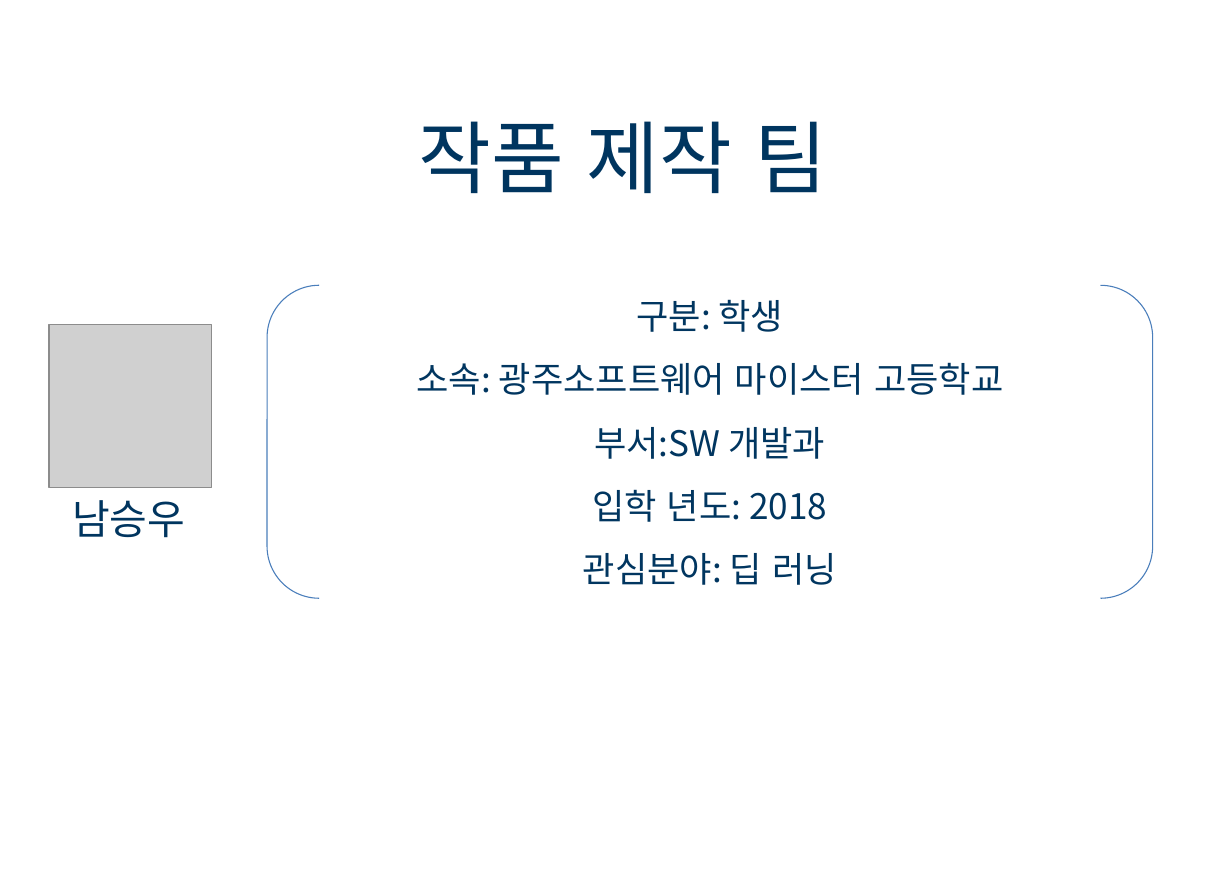
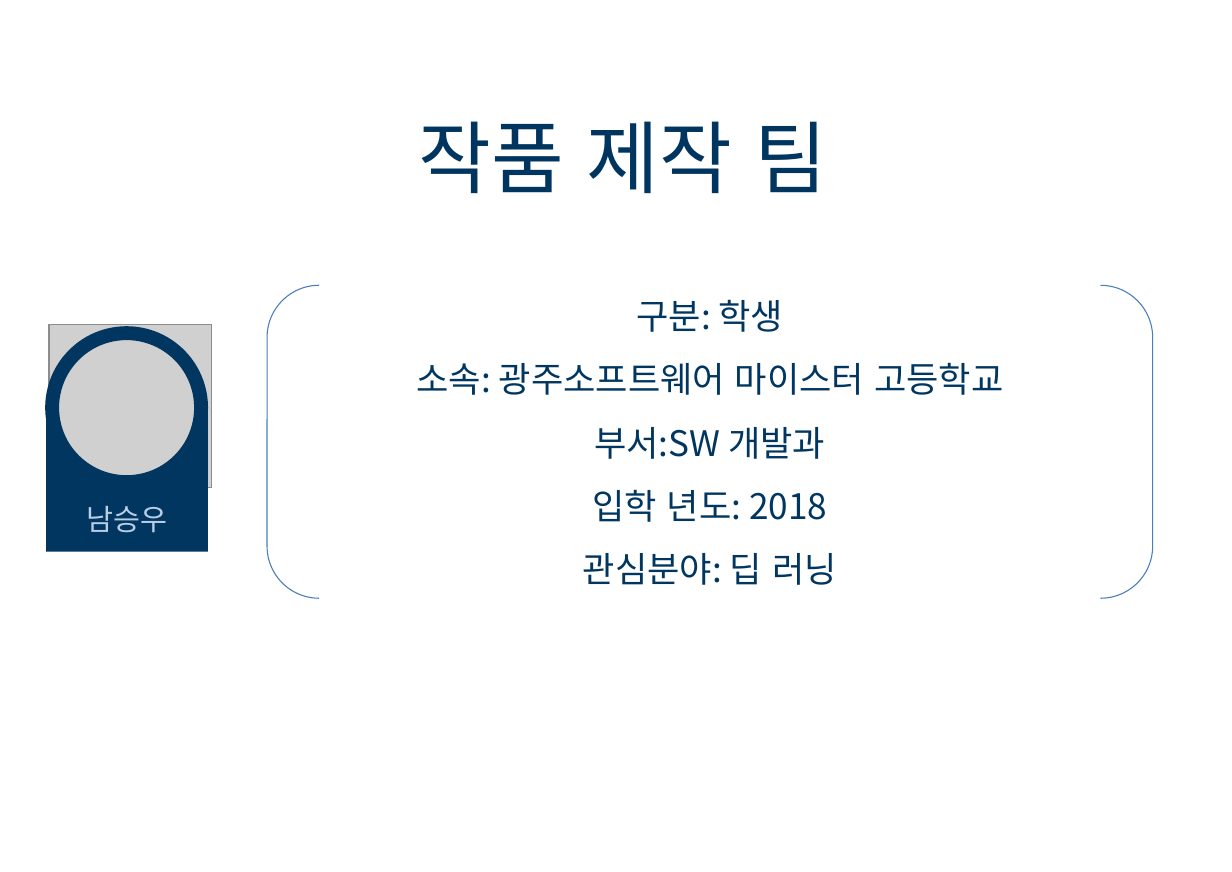
Before and after one commit to Nam-SW/GOE, a slide deck: slide 19 of documents/KDN 발표 자료.pptx. Drawn at 1232x872 pixels with LibreOffice and Linux fonts; fonts in the diff are those of the drawing; grey boxes stand for pictures; background and template pictures are left out. Boxes give left, top, right and bottom in pixels: in the first picture for what was removed or moved away, otherwise in the second. Text is boxed around its words. In the diff, an @@ line names an element or a change of style, - is before the commit and + after.

```diff
--- a/documents/KDN 발표 자료.pptx
+++ b/documents/KDN 발표 자료.pptx
@@ group added at (x1=46, y1=333, x2=208, y2=551): 1 picture, 1 ellipse, 1 freeform shape, 1 text @@
+남승우
```
Also in this commit, not shown: 4 other slides changed.
